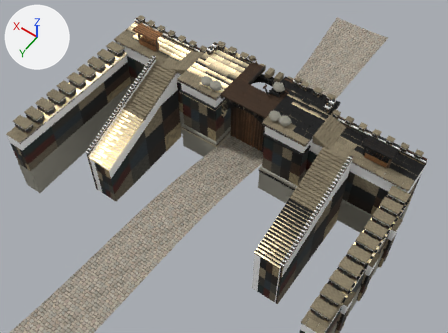
An edit to the Blender file ArtSource/Buildings/Foregate/OuterGatehouse.blend, drawn before and after from the same camera.
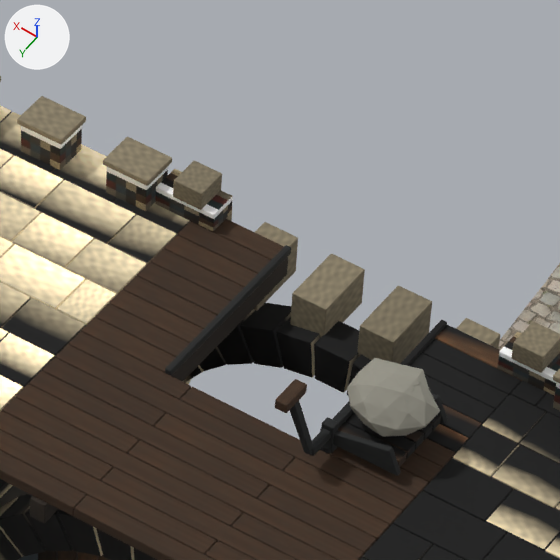
Each version is shown from a 50 mm camera at (-19.1, 31.53, 43.58) aimed at (-0.42, 5.39, 2.49), then close up on the part from 50% to 67% of the width and 10% to 33% of the height. The lights are fixed; the arrows at upper left show +X, +Y and +Z. The older version's two pictures come first.

The older version as bpy lines, for what is in view:
```python
ob_drop_channel = bpy.data.objects.new('Drop channel', me_drop_channel)
ob_drop_channel.location = (0.0, 0.0, 0.0)
ob_east_gate_pier = bpy.data.objects.new('East gate pier', me_east_gate_pier)
ob_east_gate_pier.location = (0.0, 0.0, 0.0)
ob_west_gate_pier = bpy.data.objects.new('West gate pier', me_west_gate_pier)
ob_west_gate_pier.location = (0.0, 0.0, 0.0)
# also in view: 'Drop stone 1' at (-1.55, -0.74, 7.49); 'Cobbled approach' at (0.23, 25.92, 3.05); 'Arch and gallery' at (0.0, -0.42, 3.69); 'Tipping cradle' at (-1.34, -0.52, 7.42)
```
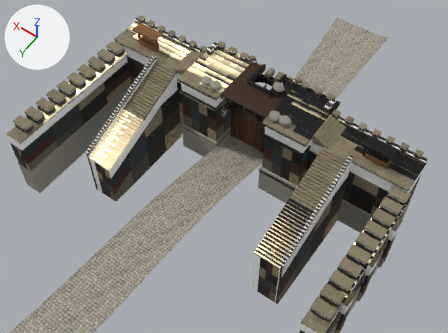
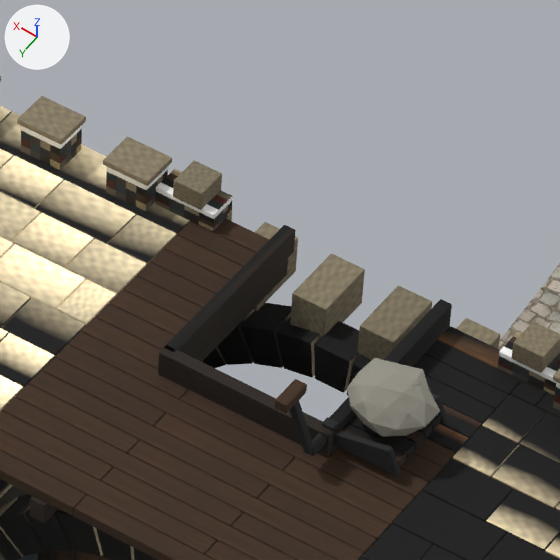
What the commit changed:
me_drop_channel is used by ob_drop_channel; location (0.0, 0.0, 0.0).
me_drop_channel had 16 vertices, 12 faces and spanned x -1.1..1.1, y -2.68..-0.18, z 6.8..6.9.
me_drop_channel no longer uses material mat_forged_iron.
me_drop_channel now has 24 vertices, 18 faces and spans x -1.14..1.14, y -2.68..-0.1, z 6.84..7.2.
me_drop_channel part 1: a new loose piece, a box spanning x -1.14..-0.98, y -2.68..-0.18, z 6.84..7.2, in mat_oiled_oak.
me_drop_channel part 2: a new loose piece, a box spanning x 0.98..1.14, y -2.68..-0.18, z 6.84..7.2, in mat_oiled_oak.
me_drop_channel part 3: a new loose piece, a box spanning x -1.14..1.14, y -0.26..-0.1, z 6.84..7.2, in mat_oiled_oak.
me_drop_channel part 4: the loose piece of 8 vertices spanning x -1.1..-1.02, y -2.68..-0.18, z 6.8..6.9 is deleted.
me_drop_channel part 5: the loose piece of 8 vertices spanning x 1.02..1.1, y -2.68..-0.18, z 6.8..6.9 is deleted.
me_drop_channel gains material mat_oiled_oak.

Pixel boxes [x1, y1, x2, y2] of what changed, in the close-ups (560 x 560 px):
'Drop channel', reshaped (11% taller): before [165, 245, 447, 454]; after [158, 225, 452, 458]
part 1 of me_drop_channel, added: after [329, 299, 452, 451]
part 2 of me_drop_channel, added: after [163, 225, 295, 357]
part 3 of me_drop_channel, added: after [158, 346, 336, 458]
part 4 of me_drop_channel, deleted: before [322, 320, 447, 454]
part 5 of me_drop_channel, deleted: before [165, 245, 291, 376]
